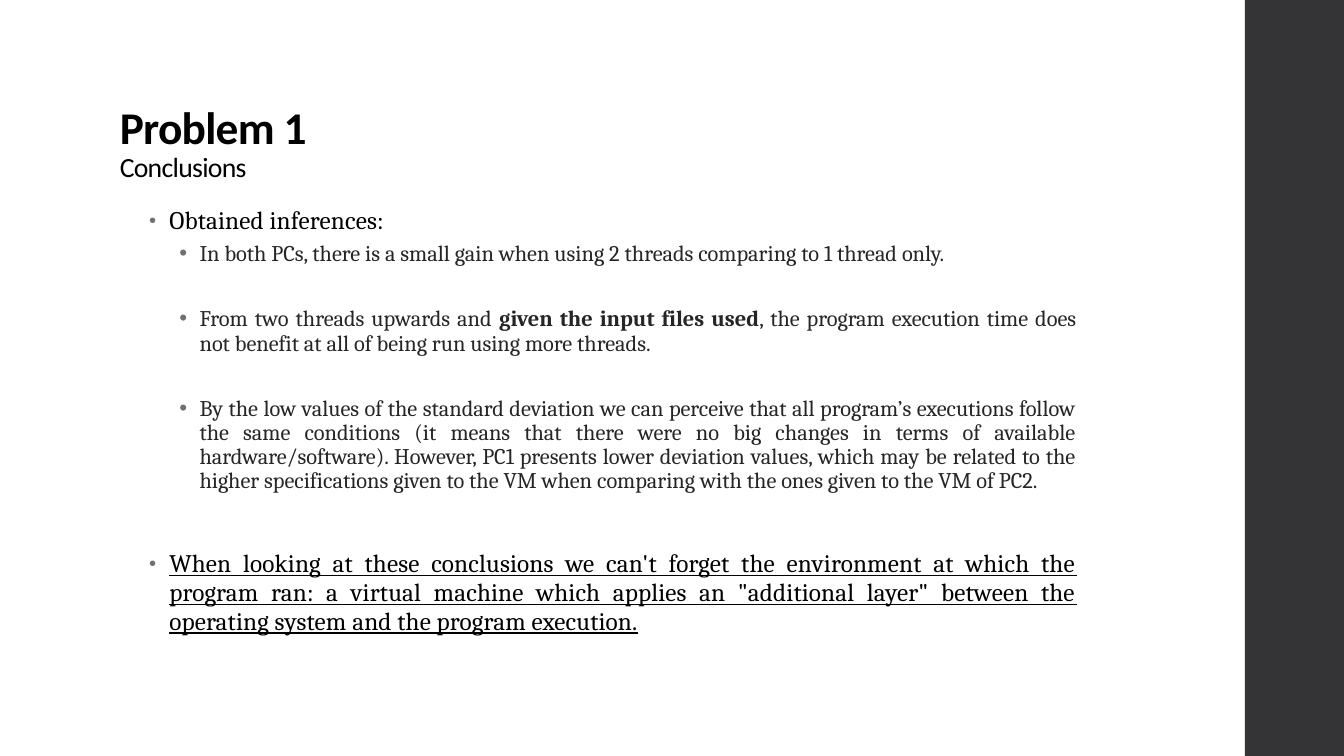
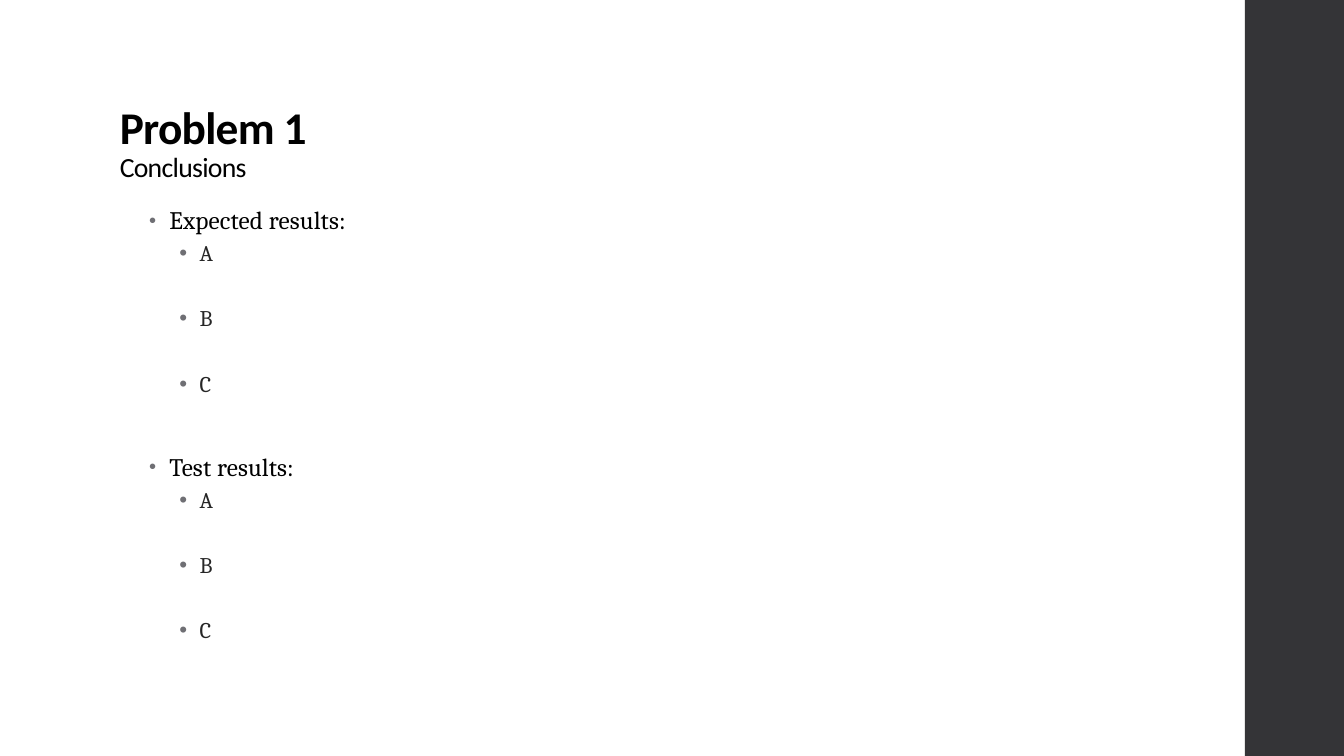
Before and after one commit to xL1fer/CLE_2022_2023, a slide deck: slide 4 of CLE2_T3G5/present.pptx. Drawn at 1344x756 pixels with LibreOffice and Linux fonts; fonts in the diff are those of the drawing. Boxes give left, top, right and bottom in pixels: in the first picture for what was removed or moved away, otherwise in the second. Text is boxed around its words. In the diff, an @@ line names an element or a change of style, - is before the commit and + after.

```diff
--- a/CLE2_T3G5/present.pptx
+++ b/CLE2_T3G5/present.pptx
@@ text at (x1=169, y1=211, x2=346, y2=638): text changed; size 16 to 18 pt; text colour #262626 to #000000 @@
-• Obtained inferences:
-  • In both PCs, there is a small gain when using 2 threads comparing to 1 thread only.
-  • From two threads upwards and given the input files used, the program execution time does not benefit at all of being run using more threads.
-  • By the low values of the standard deviation we can perceive that all program’s executions follow the same conditions (it means that there were no big changes in terms of available hardware/software). However, PC1 presents lower deviation values, which may be related to the higher specifications given to the VM when comparing with the ones given to the VM of PC2.
-• When looking at these conclusions we can't forget the environment at which the program ran: a virtual machine which applies an "additional layer" between the operating system and the program execution.
+• Expected results:
+  • A
+  • B
+  • C
+• Test results:
+  • A
+  • B
+  • C
```
Also in this commit, not shown: 4 other slides changed, 8 other files.
